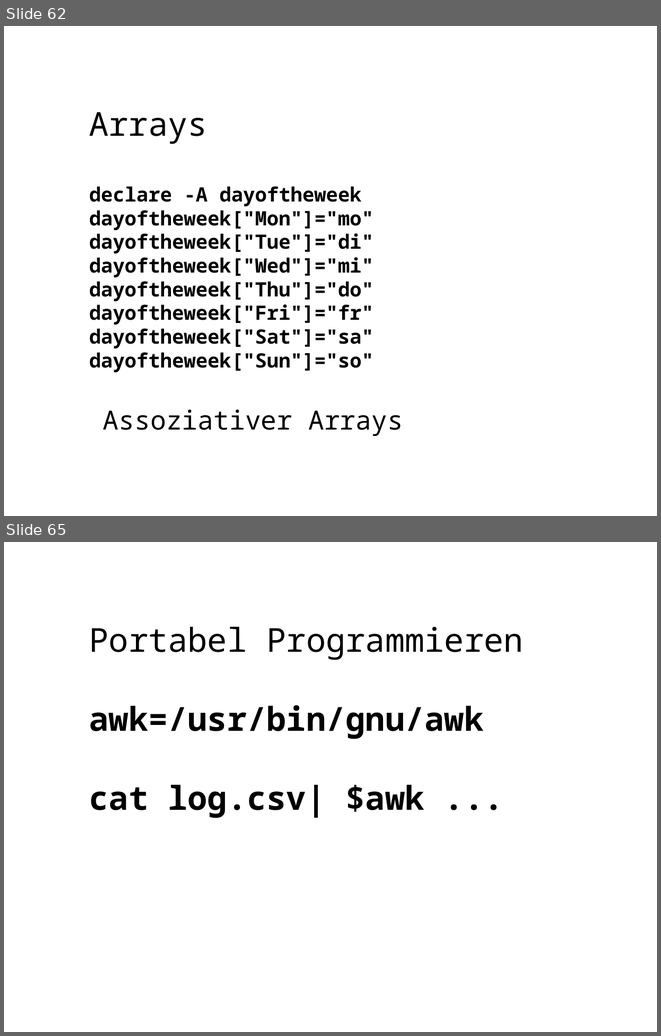
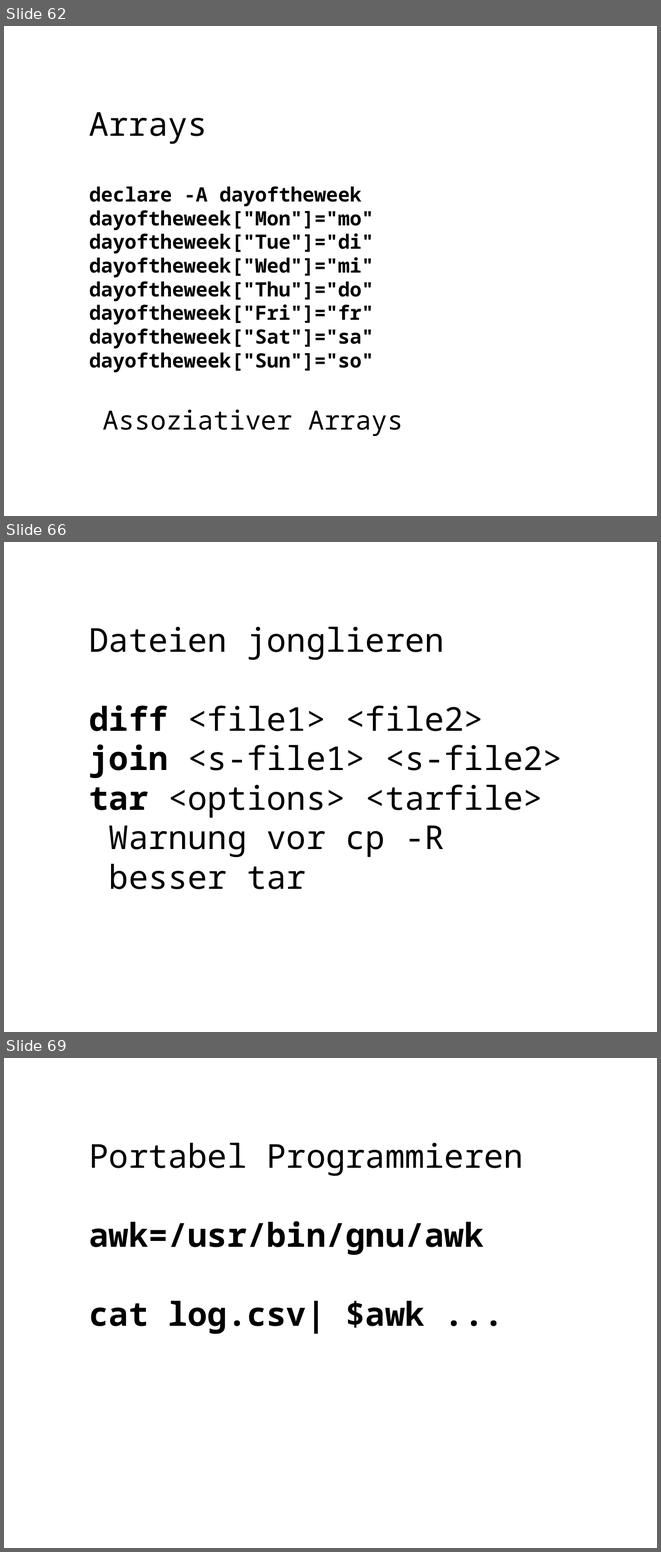
Before and after one commit to koospal/docker, a slide deck: bash/2019-bashing.odp. Shown one above the other, each under a label of ours: slides 62 and 65 before the commit, slides 62, 66 and 69 after it; the slides between them are not shown. The pictures are 661x1036 and 661x1552 pixels, drawn with LibreOffice and Linux fonts; fonts in the diff are those of the drawing; background and template pictures are left out. Boxes give left, top, right and bottom in pixels: in the first picture for what was removed or moved away, otherwise in the second. Text is boxed around its words. In the diff, an @@ line names an element or a change of style, - is before the commit and + after.

```diff
--- a/bash/2019-bashing.odp
+++ b/bash/2019-bashing.odp
@@ slide 66 added at box(4, 542, 657, 1032), background picture (left out) @@
@@ text added at box(89, 626, 563, 889), 40 pt, text #000000 @@
+Dateien jonglieren
+diff <file1> <file2>
+join <s-file1> <s-file2>
+tar <options> <tarfile>
+Warnung vor cp -R
+besser tar
@@ what was slide 65 is now slide 69 @@
```
Also in this commit, not shown: 7 slides changed, 5 other slides added.
